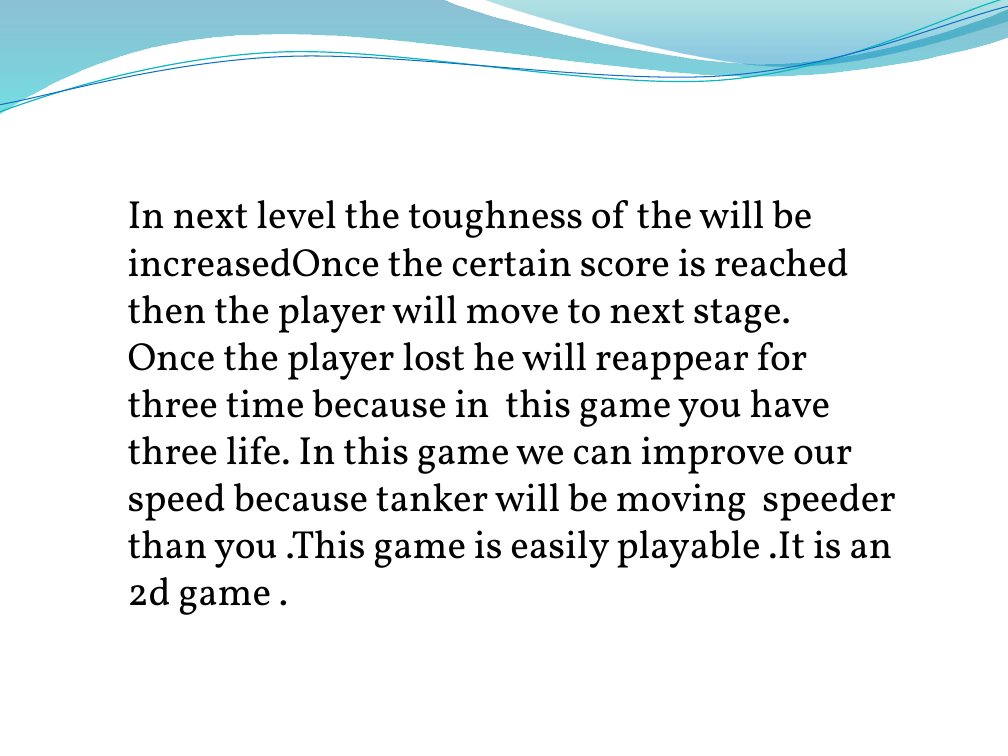
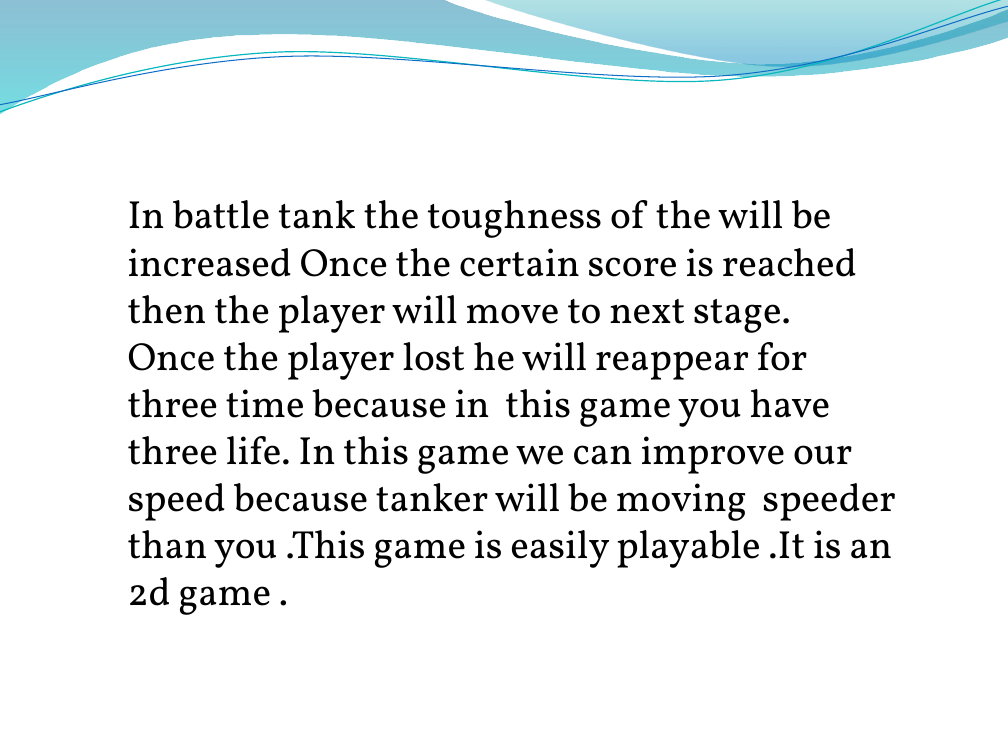
Before and after one commit to samuvelsam/battle-tank, a slide deck: slide 8 of Team26.pptx. Drawn at 1008x756 pixels with LibreOffice and Linux fonts; fonts in the diff are those of the drawing; background and template pictures are left out. Boxes give left, top, right and bottom in pixels: in the first picture for what was removed or moved away, otherwise in the second. Text is boxed around its words. In the diff, an @@ line names an element or a change of style, - is before the commit and + after.

```diff
--- a/Team26.pptx
+++ b/Team26.pptx
@@ text at [128,200,857,333]: text changed @@
-In next level the toughness of the will be increasedOnce the certain score is reached then the player will move to next stage.
+In battle tank the toughness of the will be increased Once the certain score is reached then the player will move to next stage.
```
Also in this commit, not shown: 2 other slides changed.
